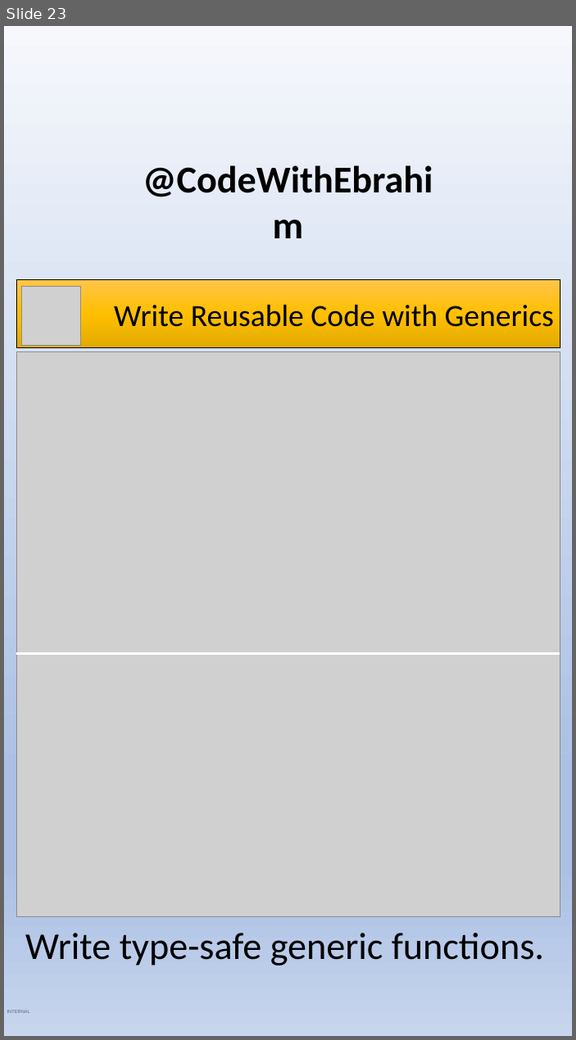
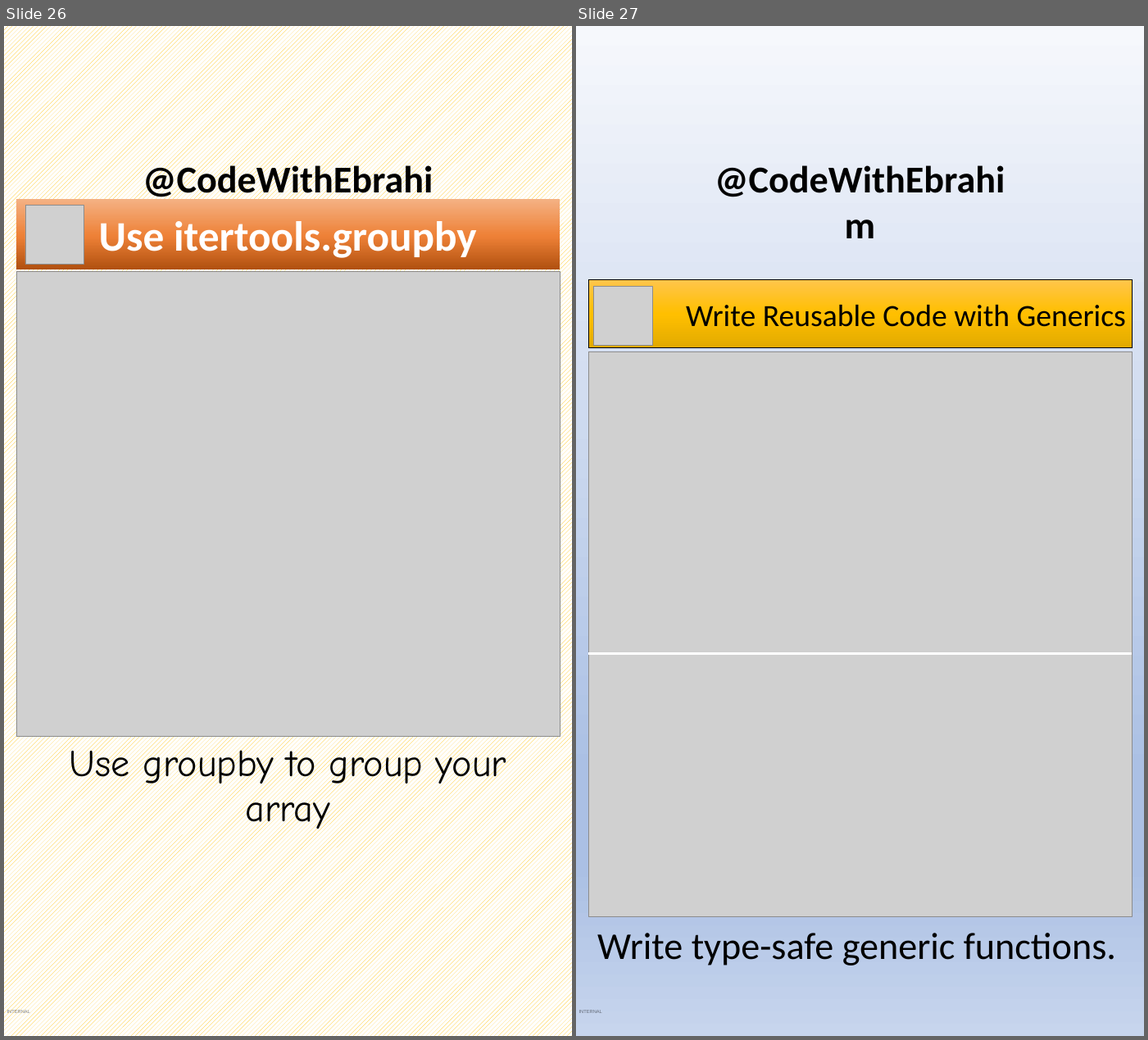
Before and after one commit to ebrahimsalehi1/python_codes, a slide deck: assets/images.pptx. Shown side by side, each under a label of ours: slide 23 before the commit, slides 26 and 27 after it. The pictures are 576x1040 and 1148x1040 pixels, drawn with LibreOffice and Linux fonts; fonts in the diff are those of the drawing; grey boxes stand for pictures; background and template pictures are left out. Boxes give left, top, right and bottom in pixels: in the first picture for what was removed or moved away, otherwise in the second. Text is boxed around its words. In the diff, an @@ line names an element or a change of style, - is before the commit and + after.

```diff
--- a/assets/images.pptx
+++ b/assets/images.pptx
@@ slide 26 added at bbox=[4, 26, 572, 1036], background pattern #FFC000 on #FFFFFF; not listed: 2 template elements that a slide beside it also shows @@
@@ rectangle added at bbox=[16, 199, 560, 270], fill gradient #B0500F to #EE8137 to #F4B183, 60 pt, text #FFFFFF, bold @@
+Use itertools.groupby
@@ picture added at bbox=[25, 206, 84, 264] @@
@@ picture added at bbox=[16, 271, 560, 736] @@
@@ text added at bbox=[70, 744, 507, 834], 54 pt, text #000000 @@
+Use groupby to group your array
@@ what was slide 23 is now slide 27 @@
```
Also in this commit, not shown: 5 other slides added, 14 other files.
